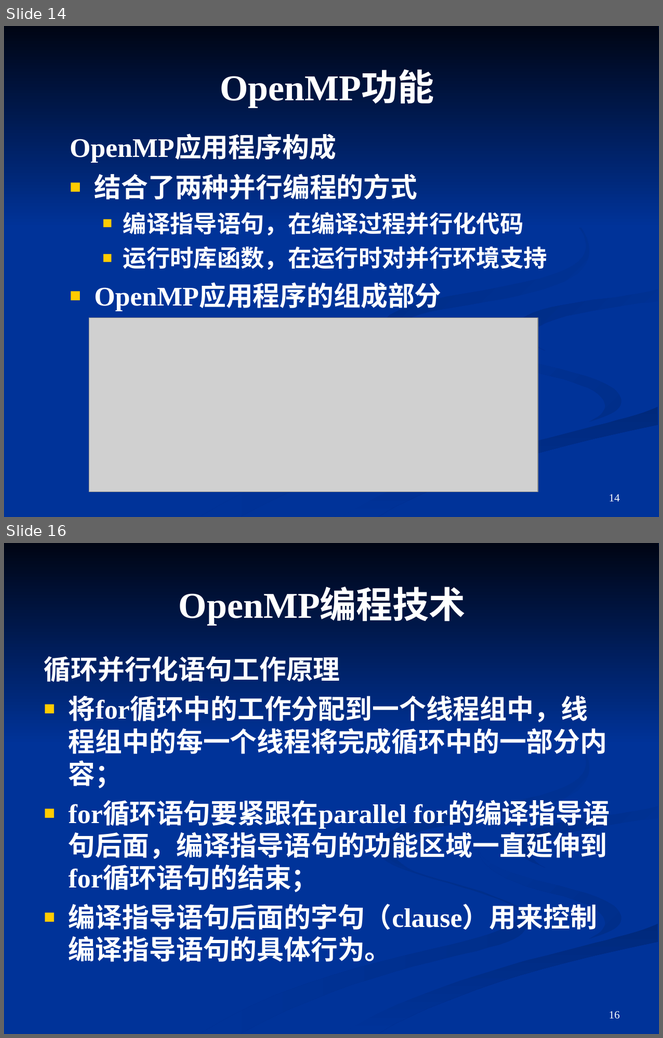
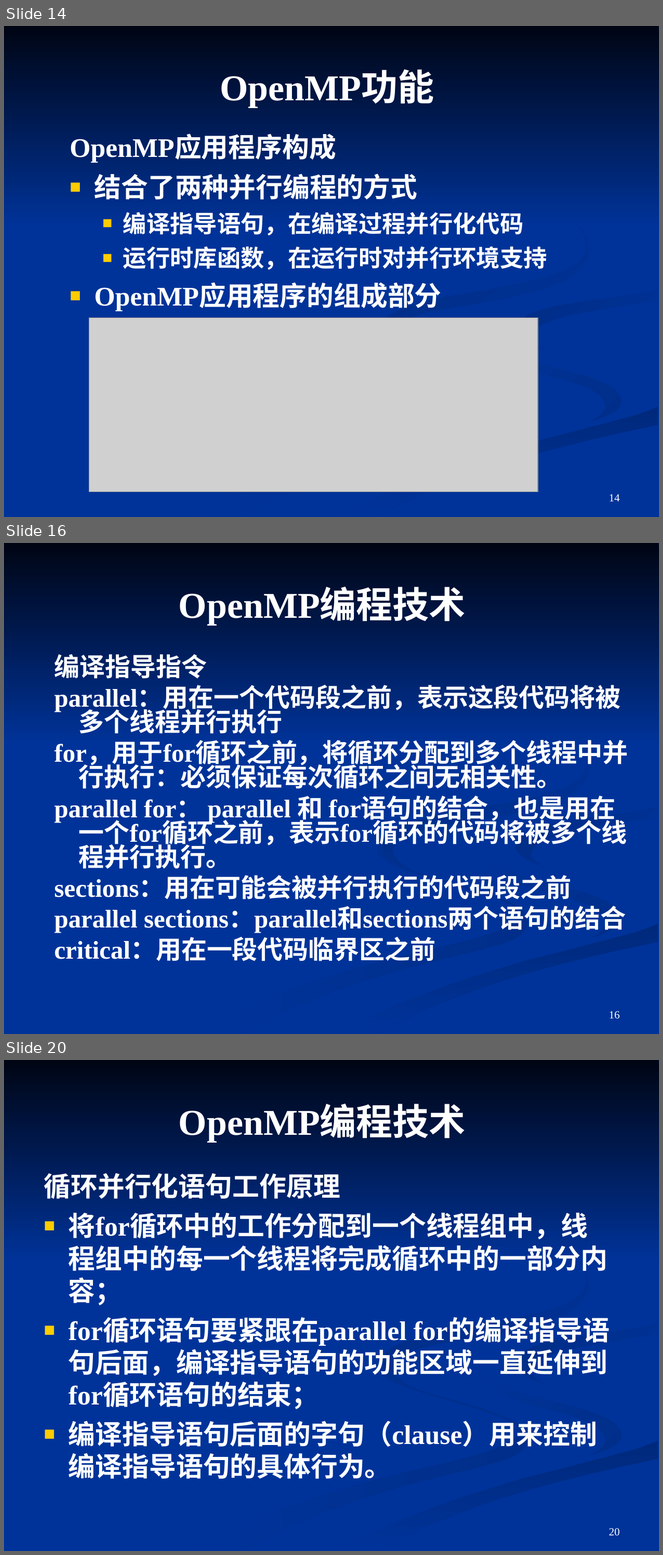
Before and after one commit to cedarli/linux, a slide deck: openMP/doc/OpenMP.ppt. Shown one above the other, each under a label of ours: slides 14 and 16 before the commit, slides 14, 16 and 20 after it; the slides between them are not shown. The pictures are 663x1038 and 663x1555 pixels, drawn with LibreOffice and Linux fonts; fonts in the diff are those of the drawing; grey boxes stand for pictures. Boxes give left, top, right and bottom in pixels: in the first picture for what was removed or moved away, otherwise in the second. Text is boxed around its words. In the diff, an @@ line names an element or a change of style, - is before the commit and + after.

```diff
--- a/openMP/doc/OpenMP.ppt
+++ b/openMP/doc/OpenMP.ppt
@@ slide 16 added at box(4, 543, 659, 1034), background #003399; not listed: 7 template elements that a slide beside it also shows @@
@@ title added at box(179, 589, 466, 625), 40 pt, text #FFFFFF, bold @@
+OpenMP编程技术
@@ text added at box(54, 654, 629, 962), 28 pt, text #FFFFFF, bold @@
+编译指导指令
+parallel：用在一个代码段之前，表示这段代码将被多个线程并行执行
+for，用于for循环之前，将循环分配到多个线程中并行执行：必须保证每次循环之间无相关性。
+parallel for： parallel 和 for语句的结合，也是用在一个for循环之前，表示for循环的代码将被多个线程并行执行。
+sections：用在可能会被并行执行的代码段之前
+parallel sections：parallel和sections两个语句的结合
+critical：用在一段代码临界区之前
@@ page number added at box(609, 1012, 620, 1019), 12 pt, text #FFFFFF @@
+16
@@ what was slide 16 is now slide 20 @@
@@ page number at box(609, 1529, 620, 1536): text changed @@
-16
+20
```
Also in this commit, not shown: 6 slides changed, 3 other slides added, 1 slide removed, 5 other files.
